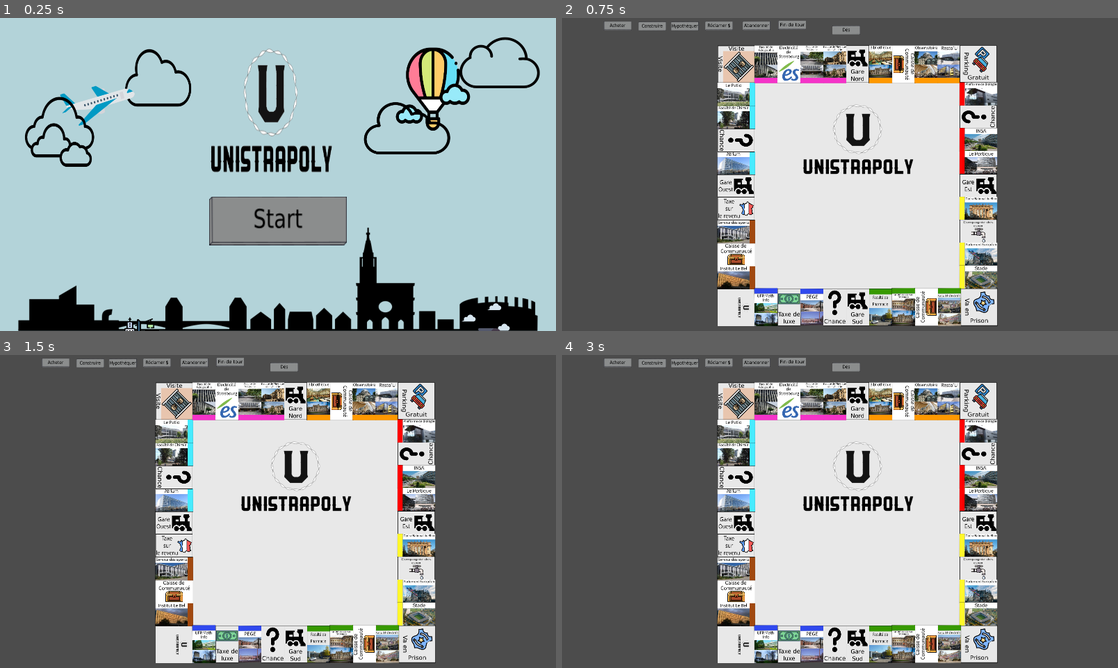
Above: before the commit, frames 1-4 (two rows, left to right).
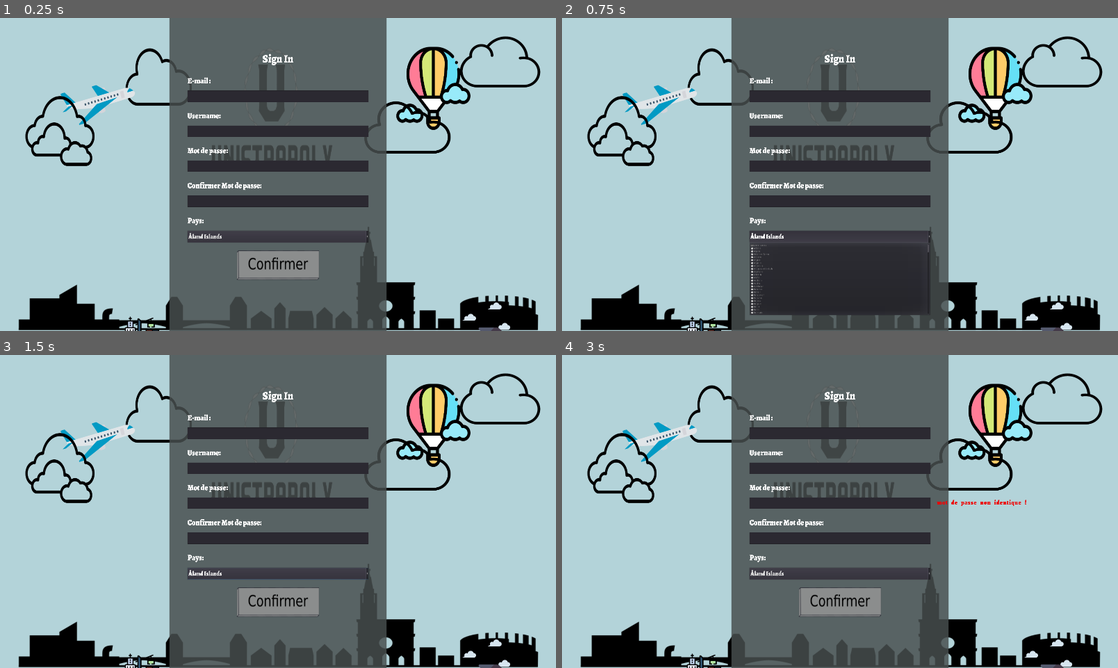
Above: after the commit, the same moments.

Repository: DARWICHAli/projet_integrateur
Game: Godot game, scene res://Scenes/jeu.tscn
Same seed, same stepped clock (60 frames per second), same inputs: the game is played once before the commit and once after it.
Inputs (mouse positions are in pixels of both pictures, inside the frame that each line leads up to):
- Up to frame 1 (0.25 s): no input
- Up to frame 2 (0.75 s): click (840, 237) at 0.5 s, where only the run after the commit has a clickable "Åland Islands"
- Up to frame 3 (1.5 s): click (278, 558) at 1.27 s
- Up to frame 4 (3 s): click (840, 558) at 2.02 s; click (840, 602) at 2.77 s

The runs differ from the first frame. In frame 1, 41% of the frame differs, in the area x 3-98%, y 0-100%; in frame 2, 95%, in the area x 0-100%, y 0-100%; in frame 3, 95%; in frame 4, 95%.

Commit message:
ajout de forme

Diff:
--- /dev/null
+++ b/Client/Form.gd
@@ -0,0 +1,42 @@
+extends Node2D
+
+var dbsocket
+var client
+var websocket_url
+func _ready():
+	var websocket_url = "ws://localhost:1234"
+	client = WebSocketClient.new()
+	var err =client.connect_to_url(websocket_url)
+	var countries = json_parse("countries.json")
+	var i = 1;
+	while(i <= 241):
+		$"formule/choix pays".add_item(countries[i].name,i)
+		i += 1;
+
+
+
+
+func json_parse(filename):
+	var file = File.new()
+	file.open(filename,File.READ)
+	var text = file.get_as_text()
+	var data = parse_json(text)
+	file.close()
+	return data
+
+
+
+func _on_confirm_pressed():
+	var file = File.new()
+	var username = $formule/username.text
+	var mdp = $formule/passwd
+	var conf_mdp = $formule/confirm
+	var mail = $formule/confirm
+	var pays = $"formule/choix pays".text
+	if mdp != conf_mdp:
+		$formule/error_mdp.show()
+	var query = "insert into UTILISATEUR (email,username, password, pays) values ('" + str(mail) +"','"+str(username)+"','"+str(mdp)+"','"+str(pays)+"');"
+	var err_2 = client.put_packet(query.to_utf8())
+	print(err_2)
+	print("envoyé")
+	file.open("bdd.json", File.WRITE)
--- /dev/null
+++ b/Client/Form.tscn
@@ -0,0 +1,235 @@
+[gd_scene load_steps=12 format=2]
+
+[ext_resource path="res://GFX/form.png" type="Texture" id=1]
+[ext_resource path="res://GFX/acceuil.png" type="Texture" id=2]
+[ext_resource path="res://Bouton/bouton_confirmer_pressed.png" type="Texture" id=3]
+[ext_resource path="res://Bouton/bouton_confirmer_normal.png" type="Texture" id=4]
+[ext_resource path="res://GFX/Fonts/Alegreya-Black.ttf" type="DynamicFontData" id=5]
+[ext_resource path="res://Form.gd" type="Script" id=6]
+
+[sub_resource type="DynamicFont" id=1]
+size = 70
+font_data = ExtResource( 5 )
+
+[sub_resource type="DynamicFont" id=2]
+size = 50
+font_data = ExtResource( 5 )
+
+[sub_resource type="DynamicFont" id=3]
+size = 45
+font_data = ExtResource( 5 )
+
+[sub_resource type="DynamicFont" id=4]
+size = 40
+font_data = ExtResource( 5 )
+
+[sub_resource type="DynamicFont" id=5]
+size = 40
+outline_color = Color( 1, 0, 0, 1 )
+extra_spacing_char = 3
+extra_spacing_space = 13
+font_data = ExtResource( 5 )
+
+[node name="Form" type="Node2D"]
+script = ExtResource( 6 )
+
+[node name="background" type="TextureRect" parent="."]
+anchor_right = 1.0
+anchor_bottom = 1.0
+margin_left = 2.66992
+margin_top = -5.33936
+margin_right = 3842.67
+margin_bottom = 2154.66
+texture = ExtResource( 2 )
+__meta__ = {
+"_edit_use_anchors_": false
+}
+
+[node name="formule" type="TextureRect" parent="."]
+margin_left = 1170.0
+margin_right = 2670.0
+margin_bottom = 2160.0
+texture = ExtResource( 1 )
+__meta__ = {
+"_edit_use_anchors_": false
+}
+
+[node name="Title " type="Label" parent="formule"]
+margin_top = 200.0
+margin_right = 1500.0
+margin_bottom = 302.0
+custom_fonts/font = SubResource( 1 )
+text = "Sign In"
+align = 1
+valign = 1
+__meta__ = {
+"_edit_use_anchors_": false
+}
+
+[node name="emailLabel" type="Label" parent="formule"]
+margin_left = 125.0
+margin_top = 352.0
+margin_right = 317.0
+margin_bottom = 422.0
+custom_fonts/font = SubResource( 2 )
+text = "E-mail :"
+valign = 1
+__meta__ = {
+"_edit_use_anchors_": false
+}
+
+[node name="mail" type="LineEdit" parent="formule"]
+margin_left = 125.0
+margin_top = 447.0
+margin_right = 1375.0
+margin_bottom = 517.0
+custom_fonts/font = SubResource( 3 )
+__meta__ = {
+"_edit_use_anchors_": false
+}
+
+[node name="usernameLabel" type="Label" parent="formule"]
+margin_left = 125.0
+margin_top = 567.0
+margin_right = 355.0
+margin_bottom = 637.0
+custom_fonts/font = SubResource( 2 )
+text = "Username:"
+valign = 1
+__meta__ = {
+"_edit_use_anchors_": false
+}
+
+[node name="username" type="LineEdit" parent="formule"]
+margin_left = 125.0
+margin_top = 662.0
+margin_right = 1375.0
+margin_bottom = 732.0
+custom_fonts/font = SubResource( 3 )
+__meta__ = {
+"_edit_use_anchors_": false
+}
+
+[node name="paysLabel" type="Label" parent="formule"]
+margin_left = 125.0
+margin_top = 1214.0
+margin_right = 355.0
+margin_bottom = 1284.0
+custom_fonts/font = SubResource( 2 )
+text = "Pays:"
+valign = 1
+__meta__ = {
+"_edit_use_anchors_": false
+}
+
+[node name="choix pays" type="OptionButton" parent="formule"]
+margin_left = 125.0
+margin_top = 1311.0
+margin_right = 1375.0
+margin_bottom = 1383.0
+custom_fonts/font = SubResource( 4 )
+text = "Choisir pays"
+__meta__ = {
+"_edit_use_anchors_": false
+}
+
+[node name="passwdLabel" type="Label" parent="formule"]
+margin_left = 125.0
+margin_top = 782.0
+margin_right = 404.0
+margin_bottom = 852.0
+custom_fonts/font = SubResource( 2 )
+text = "Mot de passe:"
+valign = 1
+__meta__ = {
+"_edit_use_anchors_": false
+}
+
+[node name="passwd" type="LineEdit" parent="formule"]
+margin_left = 125.0
+margin_top = 877.0
+margin_right = 1375.0
+margin_bottom = 949.0
+custom_fonts/font = SubResource( 3 )
+secret = true
+__meta__ = {
+"_edit_use_anchors_": false
+}
+
+[node name="passwdconfLabel" type="Label" parent="formule"]
+margin_left = 125.0
+margin_top = 997.0
+margin_right = 638.0
+margin_bottom = 1067.0
+custom_fonts/font = SubResource( 2 )
+text = "Confirmer Mot de passe:"
+valign = 1
+__meta__ = {
+"_edit_use_anchors_": false
+}
+
+[node name="passwdconf" type="LineEdit" parent="formule"]
+margin_left = 125.0
+margin_top = 1092.0
+margin_right = 1375.0
+margin_bottom = 1164.0
+custom_fonts/font = SubResource( 3 )
+secret = true
+__meta__ = {
+"_edit_use_anchors_": false
+}
+
+[node name="confirm" type="TextureButton" parent="formule"]
+margin_left = 465.0
+margin_top = 1433.0
+margin_right = 655.0
+margin_bottom = 1493.0
+rect_scale = Vector2( 3, 3 )
+texture_normal = ExtResource( 4 )
+texture_pressed = ExtResource( 3 )
+__meta__ = {
+"_edit_use_anchors_": false
+}
+
+[node name="error_mdp" type="Label" parent="formule"]
+visible = false
+margin_left = 1420.0
+margin_top = 863.135
+margin_right = 2037.0
+margin_bottom = 955.135
+custom_fonts/font = SubResource( 5 )
+custom_colors/font_color = Color( 0.941176, 0.0235294, 0.0235294, 1 )
+text = "mot de passe non identique !"
+valign = 1
+__meta__ = {
+"_edit_use_anchors_": false
+}
+
+[node name="error_username" type="Label" parent="formule"]
+visible = false
+margin_left = 1420.0
+margin_top = 649.561
+margin_right = 2037.0
+margin_bottom = 741.561
+custom_fonts/font = SubResource( 5 )
+custom_colors/font_color = Color( 0.941176, 0.0235294, 0.0235294, 1 )
+text = "username déjà utilisé !"
+valign = 1
+__meta__ = {
+"_edit_use_anchors_": false
+}
+
+[node name="error_mail" type="Label" parent="formule"]
+visible = false
+margin_left = 1420.0
+margin_top = 446.666
+margin_right = 2037.0
+margin_bottom = 538.666
+custom_fonts/font = SubResource( 5 )
+custom_colors/font_color = Color( 0.941176, 0.0235294, 0.0235294, 1 )
+text = "mot de passe non identique !"
+valign = 1
+__meta__ = {
+"_edit_use_anchors_": false
+}
+[connection signal="pressed" from="formule/confirm" to="." method="_on_confirm_pressed"]
--- a/Client/Scenes/jeu.tscn
+++ b/Client/Scenes/jeu.tscn
@@ -66,6 +66,7 @@
 [ext_resource path="res://GFX/pion4_normal.png" type="Texture" id=64]
 [ext_resource path="res://GFX/pion3_normal.png" type="Texture" id=65]
 [ext_resource path="res://GFX/pion6_normal.png" type="Texture" id=66]
+[ext_resource path="res://Form.tscn" type="PackedScene" id=67]
 
 [node name="jeu" type="Node2D"]
 script = ExtResource( 2 )
@@ -530,6 +531,9 @@
 __meta__ = {
 "_edit_use_anchors_": false
 }
+
+[node name="Form" parent="menu" instance=ExtResource( 67 )]
+scale = Vector2( 1, 1.12 )
 [connection signal="signal_resultat_lancer_de" from="." to="Pion" method="_on_jeu_signal_resultat_lancer_de"]
 [connection signal="signal_resultat_lancer_de2" from="." to="Pion2" method="_on_jeu_signal_resultat_lancer_de2"]
 [connection signal="signal_resultat_lancer_de3" from="." to="Pion3" method="_on_jeu_signal_resultat_lancer_de3"]
--- /dev/null
+++ b/Client/countries.json
@@ -0,0 +1,245 @@
+[
+  {"name":"Afghanistan", "code": "AF"},
+  {"name": "Åland Islands", "code": "AX"},
+  {"name": "Albania", "code": "AL"},
+  {"name": "Algeria", "code": "DZ"},
+  {"name": "American Samoa", "code": "AS"},
+  {"name": "AndorrA", "code": "AD"},
+  {"name": "Angola", "code": "AO"},
+  {"name": "Anguilla", "code": "AI"},
+  {"name": "Antarctica", "code": "AQ"},
+  {"name": "Antigua and Barbuda", "code": "AG"},
+  {"name": "Argentina", "code": "AR"},
+  {"name": "Armenia", "code": "AM"},
+  {"name": "Aruba", "code": "AW"},
+  {"name": "Australia", "code": "AU"},
+  {"name": "Austria", "code": "AT"},
+  {"name": "Azerbaijan", "code": "AZ"},
+  {"name": "Bahamas", "code": "BS"},
+  {"name": "Bahrain", "code": "BH"},
+  {"name": "Bangladesh", "code": "BD"},
+  {"name": "Barbados", "code": "BB"},
+  {"name": "Belarus", "code": "BY"},
+  {"name": "Belgium", "code": "BE"},
+  {"name": "Belize", "code": "BZ"},
+  {"name": "Benin", "code": "BJ"},
+  {"name": "Bermuda", "code": "BM"},
+  {"name": "Bhutan", "code": "BT"},
+  {"name": "Bolivia", "code": "BO"},
+  {"name": "Bosnia and Herzegovina", "code": "BA"},
+  {"name": "Botswana", "code": "BW"},
+  {"name": "Bouvet Island", "code": "BV"},
+  {"name": "Brazil", "code": "BR"},
+  {"name": "British Indian Ocean Territory", "code": "IO"},
+  {"name": "Brunei Darussalam", "code": "BN"},
+  {"name": "Bulgaria", "code": "BG"},
+  {"name": "Burkina Faso", "code": "BF"},
+  {"name": "Burundi", "code": "BI"},
+  {"name": "Cambodia", "code": "KH"},
+  {"name": "Cameroon", "code": "CM"},
+  {"name": "Canada", "code": "CA"},
+  {"name": "Cape Verde", "code": "CV"},
+  {"name": "Cayman Islands", "code": "KY"},
+  {"name": "Central African Republic", "code": "CF"},
+  {"name": "Chad", "code": "TD"},
+  {"name": "Chile", "code": "CL"},
+  {"name": "China", "code": "CN"},
+  {"name": "Christmas Island", "code": "CX"},
+  {"name": "Cocos (Keeling) Islands", "code": "CC"},
+  {"name": "Colombia", "code": "CO"},
+  {"name": "Comoros", "code": "KM"},
+  {"name": "Congo", "code": "CG"},
+  {"name": "Congo, The Democratic Republic of the", "code": "CD"},
+  {"name": "Cook Islands", "code": "CK"},
+  {"name": "Costa Rica", "code": "CR"},
+  {"name": "Cote D\"Ivoire", "code": "CI"},
+  {"name": "Croatia", "code": "HR"},
+  {"name": "Cuba", "code": "CU"},
+  {"name": "Cyprus", "code": "CY"},
+  {"name": "Czech Republic", "code": "CZ"},
+  {"name": "Denmark", "code": "DK"},
+  {"name": "Djibouti", "code": "DJ"},
+  {"name": "Dominica", "code": "DM"},
+  {"name": "Dominican Republic", "code": "DO"},
+  {"name": "Ecuador", "code": "EC"},
+  {"name": "Egypt", "code": "EG"},
+  {"name": "El Salvador", "code": "SV"},
+  {"name": "Equatorial Guinea", "code": "GQ"},
+  {"name": "Eritrea", "code": "ER"},
+  {"name": "Estonia", "code": "EE"},
+  {"name": "Ethiopia", "code": "ET"},
+  {"name": "Falkland Islands (Malvinas)", "code": "FK"},
+  {"name": "Faroe Islands", "code": "FO"},
+  {"name": "Fiji", "code": "FJ"},
+  {"name": "Finland", "code": "FI"},
+  {"name": "France", "code": "FR"},
+  {"name": "French Guiana", "code": "GF"},
+  {"name": "French Polynesia", "code": "PF"},
+  {"name": "French Southern Territories", "code": "TF"},
+  {"name": "Gabon", "code": "GA"},
+  {"name": "Gambia", "code": "GM"},
+  {"name": "Georgia", "code": "GE"},
+  {"name": "Germany", "code": "DE"},
+  {"name": "Ghana", "code": "GH"},
+  {"name": "Gibraltar", "code": "GI"},
+  {"name": "Greece", "code": "GR"},
+  {"name": "Greenland", "code": "GL"},
+  {"name": "Grenada", "code": "GD"},
+  {"name": "Guadeloupe", "code": "GP"},
+  {"name": "Guam", "code": "GU"},
+  {"name": "Guatemala", "code": "GT"},
+  {"name": "Guernsey", "code": "GG"},
+  {"name": "Guinea", "code": "GN"},
+  {"name": "Guinea-Bissau", "code": "GW"},
+  {"name": "Guyana", "code": "GY"},
+  {"name": "Haiti", "code": "HT"},
+  {"name": "Heard Island and Mcdonald Islands", "code": "HM"},
+  {"name": "Holy See (Vatican City State)", "code": "VA"},
+  {"name": "Honduras", "code": "HN"},
+  {"name": "Hong Kong", "code": "HK"},
+  {"name": "Hungary", "code": "HU"},
+  {"name": "Iceland", "code": "IS"},
+  {"name": "India", "code": "IN"},
+  {"name": "Indonesia", "code": "ID"},
+  {"name": "Iran, Islamic Republic Of", "code": "IR"},
+  {"name": "Iraq", "code": "IQ"},
+  {"name": "Ireland", "code": "IE"},
+  {"name": "Isle of Man", "code": "IM"},
+  {"name": "Israel", "code": "IL"},
+  {"name": "Italy", "code": "IT"},
+  {"name": "Jamaica", "code": "JM"},
+  {"name": "Japan", "code": "JP"},
+  {"name": "Jersey", "code": "JE"},
+  {"name": "Jordan", "code": "JO"},
+  {"name": "Kazakhstan", "code": "KZ"},
+  {"name": "Kenya", "code": "KE"},
+  {"name": "Kiribati", "code": "KI"},
+  {"name": "Korea, Democratic People\"S Republic of", "code": "KP"},
+  {"name": "Korea, Republic of", "code": "KR"},
+  {"name": "Kuwait", "code": "KW"},
+  {"name": "Kyrgyzstan", "code": "KG"},
+  {"name": "Lao People\"S Democratic Republic", "code": "LA"},
+  {"name": "Latvia", "code": "LV"},
+  {"name": "Lebanon", "code": "LB"},
+  {"name": "Lesotho", "code": "LS"},
+  {"name": "Liberia", "code": "LR"},
+  {"name": "Libyan Arab Jamahiriya", "code": "LY"},
+  {"name": "Liechtenstein", "code": "LI"},
+  {"name": "Lithuania", "code": "LT"},
+  {"name": "Luxembourg", "code": "LU"},
+  {"name": "Macao", "code": "MO"},
+  {"name": "Macedonia, The Former Yugoslav Republic of", "code": "MK"},
+  {"name": "Madagascar", "code": "MG"},
+  {"name": "Malawi", "code": "MW"},
+  {"name": "Malaysia", "code": "MY"},
+  {"name": "Maldives", "code": "MV"},
+  {"name": "Mali", "code": "ML"},
+  {"name": "Malta", "code": "MT"},
+  {"name": "Marshall Islands", "code": "MH"},
+  {"name": "Martinique", "code": "MQ"},
+  {"name": "Mauritania", "code": "MR"},
+  {"name": "Mauritius", "code": "MU"},
+  {"name": "Mayotte", "code": "YT"},
+  {"name": "Mexico", "code": "MX"},
+  {"name": "Micronesia, Federated States of", "code": "FM"},
+  {"name": "Moldova, Republic of", "code": "MD"},
+  {"name": "Monaco", "code": "MC"},
+  {"name": "Mongolia", "code": "MN"},
+  {"name": "Montserrat", "code": "MS"},
+  {"name": "Morocco", "code": "MA"},
+  {"name": "Mozambique", "code": "MZ"},
+  {"name": "Myanmar", "code": "MM"},
+  {"name": "Namibia", "code": "NA"},
+  {"name": "Nauru", "code": "NR"},
+  {"name": "Nepal", "code": "NP"},
+  {"name": "Netherlands", "code": "NL"},
+  {"name": "Netherlands Antilles", "code": "AN"},
+  {"name": "New Caledonia", "code": "NC"},
+  {"name": "New Zealand", "code": "NZ"},
+  {"name": "Nicaragua", "code": "NI"},
+  {"name": "Niger", "code": "NE"},
+  {"name": "Nigeria", "code": "NG"},
+  {"name": "Niue", "code": "NU"},
+  {"name": "Norfolk Island", "code": "NF"},
+  {"name": "Northern Mariana Islands", "code": "MP"},
+  {"name": "Norway", "code": "NO"},
+  {"name": "Oman", "code": "OM"},
+  {"name": "Pakistan", "code": "PK"},
+  {"name": "Palau", "code": "PW"},
+  {"name": "Palestinian Territory, Occupied", "code": "PS"},
+  {"name": "Panama", "code": "PA"},
+  {"name": "Papua New Guinea", "code": "PG"},
+  {"name": "Paraguay", "code": "PY"},
+  {"name": "Peru", "code": "PE"},
+  {"name": "Philippines", "code": "PH"},
+  {"name": "Pitcairn", "code": "PN"},
+  {"name": "Poland", "code": "PL"},
+  {"name": "Portugal", "code": "PT"},
+  {"name": "Puerto Rico", "code": "PR"},
+  {"name": "Qatar", "code": "QA"},
+  {"name": "Reunion", "code": "RE"},
+  {"name": "Romania", "code": "RO"},
+  {"name": "Russian Federation", "code": "RU"},
+  {"name": "RWANDA", "code": "RW"},
+  {"name": "Saint Helena", "code": "SH"},
+  {"name": "Saint Kitts and Nevis", "code": "KN"},
+  {"name": "Saint Lucia", "code": "LC"},
+  {"name": "Saint Pierre and Miquelon", "code": "PM"},
+  {"name": "Saint Vincent and the Grenadines", "code": "VC"},
+  {"name": "Samoa", "code": "WS"},
+  {"name": "San Marino", "code": "SM"},
+  {"name": "Sao Tome and Principe", "code": "ST"},
+  {"name": "Saudi Arabia", "code": "SA"},
+  {"name": "Senegal", "code": "SN"},
+  {"name": "Serbia and Montenegro", "code": "CS"},
+  {"name": "Seychelles", "code": "SC"},
+  {"name": "Sierra Leone", "code": "SL"},
+  {"name": "Singapore", "code": "SG"},
+  {"name": "Slovakia", "code": "SK"},
+  {"name": "Slovenia", "code": "SI"},
+  {"name": "Solomon Islands", "code": "SB"},
+  {"name": "Somalia", "code": "SO"},
+  {"name": "South Africa", "code": "ZA"},
+  {"name": "South Georgia and the South Sandwich Islands", "code": "GS"},
+  {"name": "Spain", "code": "ES"},
+  {"name": "Sri Lanka", "code": "LK"},
+  {"name": "Sudan", "code": "SD"},
+  {"name": "Suriname", "code": "SR"},
+  {"name": "Svalbard and Jan Mayen", "code": "SJ"},
+  {"name": "Swaziland", "code": "SZ"},
+  {"name": "Sweden", "code": "SE"},
+  {"name": "Switzerland", "code": "CH"},
+  {"name": "Syrian Arab Republic", "code": "SY"},
+  {"name": "Taiwan, Province of China", "code": "TW"},
+  {"name": "Tajikistan", "code": "TJ"},
+  {"name": "Tanzania, United Republic of", "code": "TZ"},
+  {"name": "Thailand", "code": "TH"},
+  {"name": "Timor-Leste", "code": "TL"},
+  {"name": "Togo", "code": "TG"},
+  {"name": "Tokelau", "code": "TK"},
+  {"name": "Tonga", "code": "TO"},
+  {"name": "Trinidad and Tobago", "code": "TT"},
+  {"name": "Tunisia", "code": "TN"},
+  {"name": "Turkey", "code": "TR"},
+  {"name": "Turkmenistan", "code": "TM"},
+  {"name": "Turks and Caicos Islands", "code": "TC"},
+  {"name": "Tuvalu", "code": "TV"},
+  {"name": "Uganda", "code": "UG"},
+  {"name": "Ukraine", "code": "UA"},
+  {"name": "United Arab Emirates", "code": "AE"},
+  {"name": "United Kingdom", "code": "GB"},
+  {"name": "United States", "code": "US"},
+  {"name": "United States Minor Outlying Islands", "code": "UM"},
+  {"name": "Uruguay", "code": "UY"},
+  {"name": "Uzbekistan", "code": "UZ"},
+  {"name": "Vanuatu", "code": "VU"},
+  {"name": "Venezuela", "code": "VE"},
+  {"name": "Viet Nam", "code": "VN"},
+  {"name": "Virgin Islands, British", "code": "VG"},
+  {"name": "Virgin Islands, U.S.", "code": "VI"},
+  {"name": "Wallis and Futuna", "code": "WF"},
+  {"name": "Western Sahara", "code": "EH"},
+  {"name": "Yemen", "code": "YE"},
+  {"name": "Zambia", "code": "ZM"},
+  {"name": "Zimbabwe", "code": "ZW"}
+]
Binary file added: Client/GFX/Fonts/Alegreya-Black.ttf
Binary file added: Client/GFX/form.png
Not shown, added: Client/GFX/form.png.import
Not shown: 1 places in Client/Scenes/jeu.tscn that only renumber resources
Empty file added: Client/bdd.json
